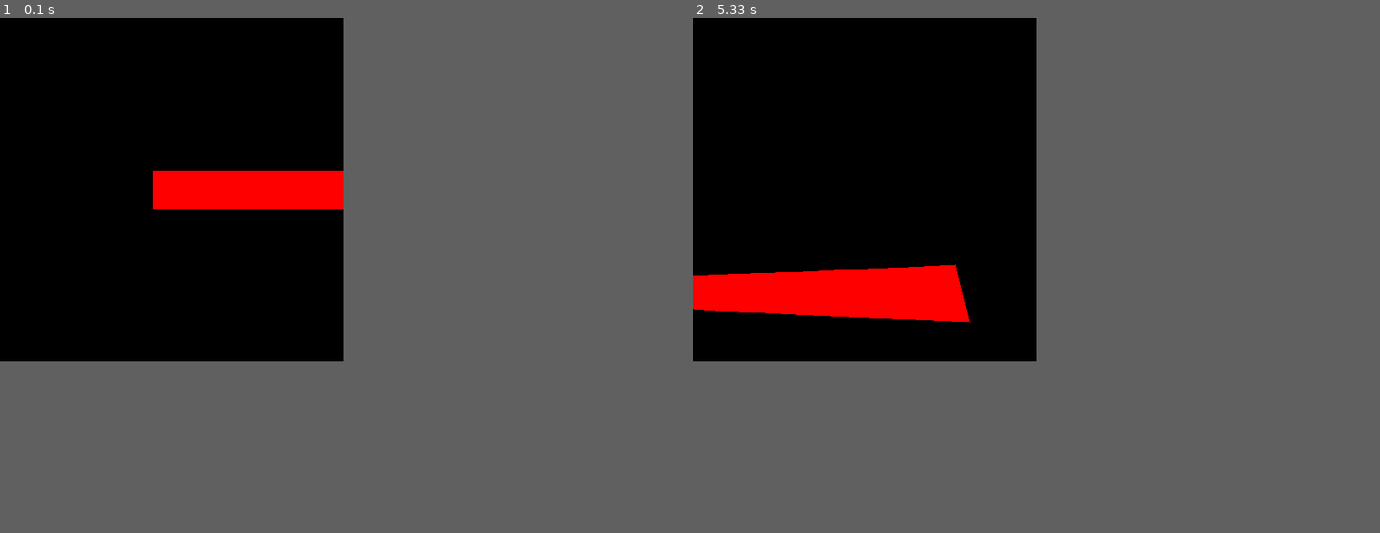
Above: before the commit, frames 1-2 (left to right).
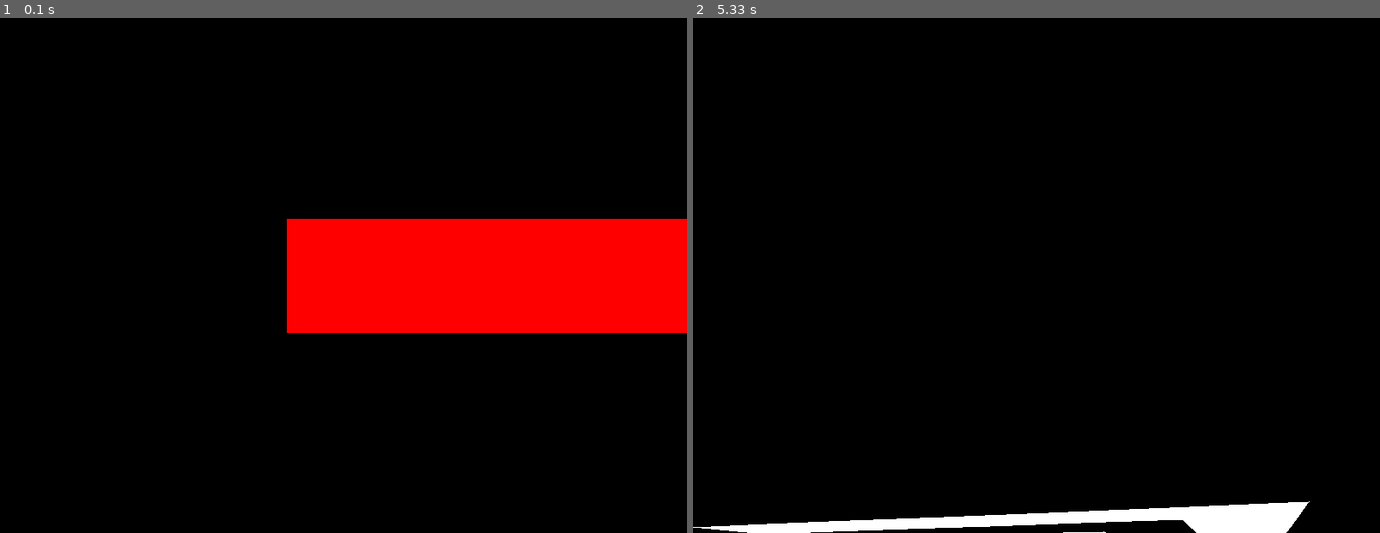
Above: after the commit, the same moments.

Repository: brccabral/Pygame_3DGraphics_Scratch
Game: pygame game, started from main.py
Same seed, same stepped clock (60 frames per second), same inputs: the game is played once before the commit and once after it.
Inputs (mouse positions are in pixels of both pictures, inside the frame that each line leads up to):
- Up to frame 1 (0.1 s): no input
- Up to frame 2 (5.33 s): hold D 0.33-0.8 s; move the mouse to (1009, 296) at 0.37 s; hold W 0.83-1.3 s; move the mouse to (1256, 260) at 0.87 s; hold D 1.33-1.8 s; move the mouse to (871, 280) at 1.37 s; hold A 1.83-2.37 s; move the mouse to (823, 198) at 1.87 s; click (1297, 471) at 5.12 s
In our replay, the window is 400x400 before the commit and 800x600 after it. These sizes can differ from the game's own. Grey fills any space a smaller window leaves; there, only what the larger window draws over its background counts as a difference.

The runs differ from the first frame. In frame 1, 15% of the frame differs, in the area x 22-100%, y 29-62%; in frame 2, 5.8%.

Commit message:
larger screen

Diff:
--- a/main.py
+++ b/main.py
@@ -99,8 +99,9 @@
 class GameWindow:
     def __init__(self):
         pygame.init()
-        self.width = 400
-        self.height = 400
+        self.width = 800
+        self.height = 600
+        self.fov = min(self.width, self.height)
         self.center_width = self.width // 2
         self.center_height = self.height // 2
         self.screen = pygame.display.set_mode((self.width, self.height))
@@ -156,7 +157,7 @@
 
                     vert_list.append((x, y, z))
 
-                    f = self.center_width / z
+                    f = self.fov / z
                     x, y = x * f, y * f
                     screen_coords.append(
                         (self.center_width + int(x), self.center_height + int(y))
@@ -227,7 +228,7 @@
                 x, z = self.rotate2d((x, z), self.camera.rot[1])
                 y, z = self.rotate2d((y, z), self.camera.rot[0])
 
-                f = self.center_width / z
+                f = self.fov / z
                 x, y = x * f, y * f
                 points.append((self.center_width + int(x), self.center_height + int(y)))
             pygame.draw.line(self.screen, (255, 255, 255), points[0], points[1], 1)
